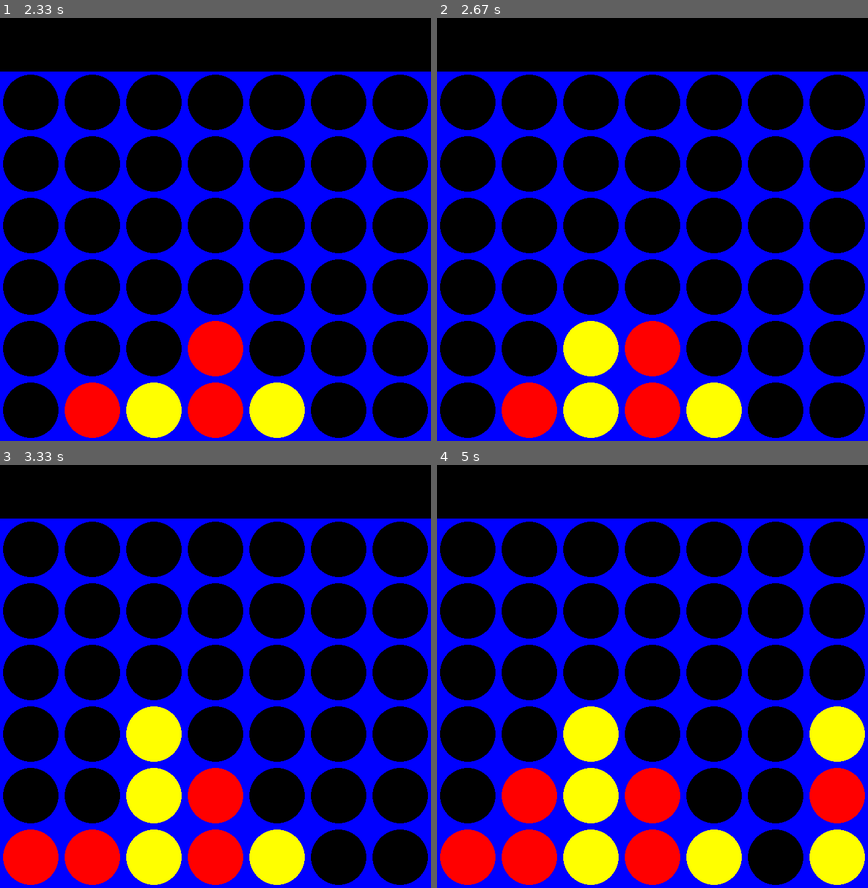
Above: before the commit, frames 1-4 (two rows, left to right).
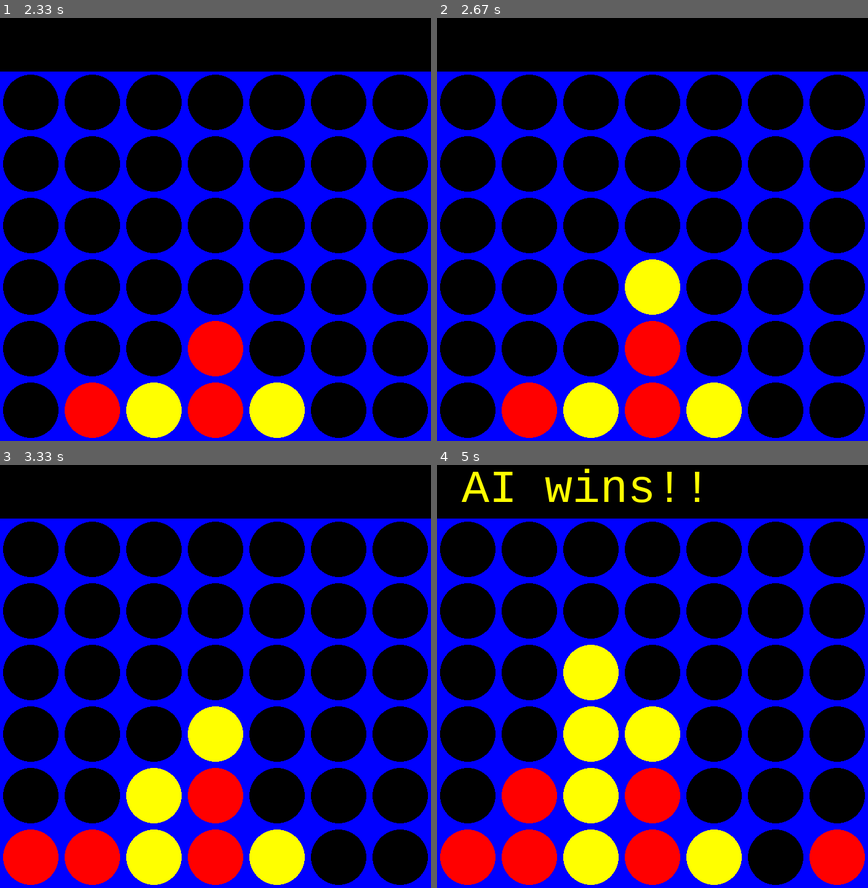
Above: after the commit, the same moments.

Repository: sam-coleman/Connect_4
Game: pygame game, started from main.py
Same seed, same stepped clock (60 frames per second), same inputs: the game is played once before the commit and once after it.
Inputs (mouse positions are in pixels of both pictures, inside the frame that each line leads up to):
- Up to frame 1 (2.33 s): click (215, 225) at 0.38 s; click (103, 64) at 1.22 s; click (215, 280) at 1.88 s
- Up to frame 2 (2.67 s): no input
- Up to frame 3 (3.33 s): click (51, 574) at 2.72 s
- Up to frame 4 (5 s): click (527, 587) at 3.62 s; click (807, 769) at 4.28 s

Frame 1 is identical in both runs. In frame 2, 2.6% of the frame differs, in the area x 29-57%, y 57-85%; in frame 3, 2.6%; in frame 4, 7.6%, in the area x 5-100%, y 0-100%.

Commit message:
Fix blocking issue

Diff:
--- a/ai.py
+++ b/ai.py
@@ -20,13 +20,14 @@
         player = 1: opponent (minimzer)
         prev_move: int representing last column played in
     """
+
+    if calc_adjacent(board, AI, 4) > 0:
+        #SUPER GOOD--Win
+        return 1000000000 * (depth+1), -1#math.inf, -1
     #check if someone has won
     if calc_adjacent(board, PLAYER, 4) > 0:
         #SUPER BAD--Lose
-        return -1,000,000,000 * (depth+1), -1 #-math.inf, -1
-    if calc_adjacent(board, AI, 4) > 0:
-        #SUPER GOOD--Win
-        return 1,000,000,000 * (depth+1), -1#math.inf, -1
+        return -100000000000 * (depth+1), -1 #-math.inf, -1
 
     poss_moves = find_moves(board)
     if depth == 0 or len(poss_moves) == 0: #reached max recursion
@@ -45,6 +46,7 @@
             alpha = max(max(results)[0], alpha)
             if alpha > beta:
                 break
+
         try:
             return max(results)
         except:
@@ -77,25 +79,29 @@
     the AI winning and an equal weight for the rest of the streaks.
     """
     # AI = 0, calculating the streaks the AI has
-    our_fours = calc_adjacent(board, AI, 4)
+    #our_fours = calc_adjacent(board, AI, 4)
     our_threes = calc_adjacent(board, AI, 3)
     our_twos = calc_adjacent(board, AI, 2)
-
+    our_middle_perc = per_in_center(board)
     # player = 1, calculating the streaks that the player has
-    enemy_fours = calc_adjacent(board, PLAYER, 4)
+    #enemy_fours = calc_adjacent(board, PLAYER, 4)
     enemy_threes = calc_adjacent(board, PLAYER, 3)
     enemy_twos = calc_adjacent(board, PLAYER, 2)
 
-    # if our_fours >= 1:
-    #     print("OUR FOURS IN CALC HUERISTIC")
-    #     rating = math.inf
-    # elif enemy_fours >= 1:
-    #     print("ENEMY FOURS IN CALC HEURISTIC")
-    #     rating = -math.inf
-    # else:
-    	# For now, we are not going to prevent double-counting (might change later)
-    rating = (our_threes*(1000) + our_twos*(20) + enemy_threes*(-1100) + enemy_twos*(-10)) #our_fours*(1000000) +
+
+    # For now, we are not going to prevent double-counting (might change later)
+    rating = (our_middle_perc * 1050 + our_threes*(1000) + our_twos*(20) + enemy_threes*(-1100) + enemy_twos*(-10)) #our_fours*(1000000) +
     return rating
+
+def per_in_center(board):
+    num_tokens = 0
+    for c in range(2,COLUMN_COUNT-2):
+        for r in range(ROW_COUNT-3, ROW_COUNT):
+            if board[r][c] == AI:
+                num_tokens += 1
+
+    return num_tokens / 9
+
 
 def calc_adjacent(board, player, num):
     """num: how many we care about in a "row"
--- a/main.py
+++ b/main.py
@@ -148,7 +148,7 @@
 			# Ask AI for input
 			if turn == AI and not game_over:
 				#determine column to play in (using minimax algorithm)
-				col = ai.minimax(np.flip(board, 0), AI, 4, -math.inf, math.inf)[1] #move is the column
+				heur, col = ai.minimax(np.flip(board, 0), AI, 4, -math.inf, math.inf) #move is the column
 
 				if is_valid_location(board, col):
 					pygame.time.wait(500)
--- a/test_ai.py
+++ b/test_ai.py
@@ -6,7 +6,8 @@
 from ai import (calc_adjacent,
                 calc_heuristic,
                 find_moves,
-                make_move)
+                make_move,
+                per_in_center)
 
 ROW_COUNT = 6
 COLUMN_COUNT = 7
@@ -59,7 +60,7 @@
     board = create_board()
     for move in moves:
         board = make_move(board, move, AI)
-    assert (find_moves(board, AI)) == result
+    assert (find_moves(board)) == result
 
 
 make_move_cases = [
@@ -89,3 +90,13 @@
 @pytest.mark.parametrize("board, player, number, result", calc_adjacent_cases)
 def test_calc_adjacent(board, player, number, result):
     assert calc_adjacent(board,player,number) == result
+
+per_in_center_cases = [
+    (create_board([[5,2,AI]]), 1/9),
+    (create_full_board(), 1)
+]
+@pytest.mark.parametrize("board, result", per_in_center_cases)
+def test_per_in_center(board, result):
+    assert per_in_center(board) == result
+
+# print(per_in_center(create_board([[5,2,AI]])))
